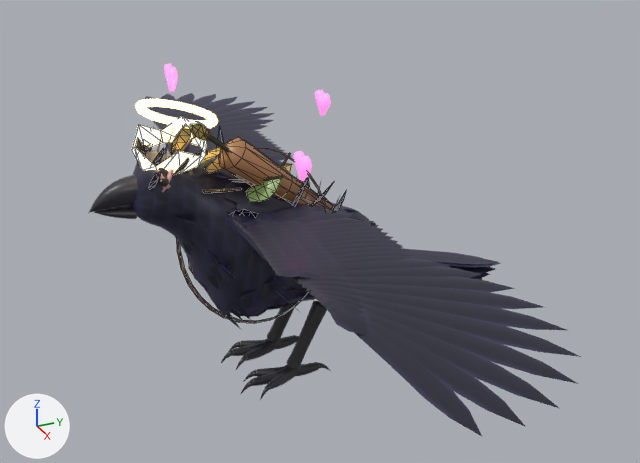
The glTF model models/kro-raven.glb as it was, and as the next commit left it.
Both versions are drawn from a camera (50 mm lens) standing at (1.794, -0.734, 1.242) and looking at (0.01, 0.069, 0.35). Every picture has the same lights, and +X, +Y and +Z are marked at lower left. The picture after the commit comes second. Mesh edges are drawn as thin lines on the coarser meshes. Where no turn or scale is listed for an object, it has been applied to the vertices.

Objects in the first picture: 'Kro_Raven', 'acc_cos_crown', 'acc_hunter_quiver', 'acc_lovely_halo', 'acc_mayhem_ruffles', 'acc_scavenger_leaves', 'acc_scavenger_ruffles' and 7 more.
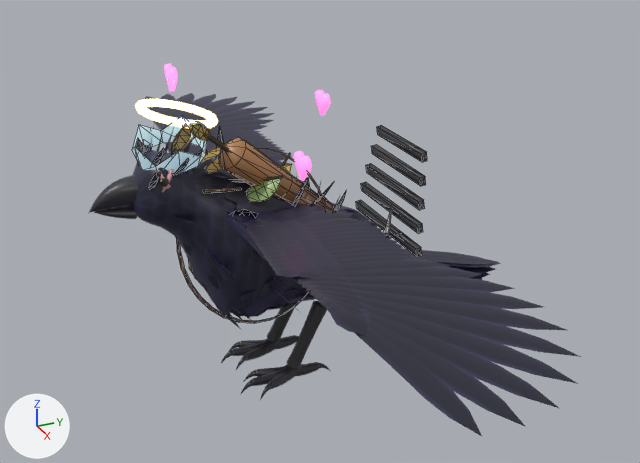
Changed parts and their boxes (x1, y1, x2, y2) in the pictures (640 x 463 px):
'acc_tagged_stripes', added: after (356, 125, 427, 257)
'acc_cos_crown', recoloured (darker): (132, 116, 207, 174) in both
'acc_cos_feather', added: after (384, 205, 392, 236)

Edits to the bpy script that builds the scene:
```text
Add mat_kro_acc_pond:
    mat_kro_acc_pond = principled_material('kro_acc_pond')
    mat_kro_acc_pond.base_color = (0.58, 0.82, 0.94)  # cyan #c8eaf8
    mat_kro_acc_pond.metallic = 0.18
    mat_kro_acc_pond.roughness = 0.14
    mat_kro_acc_pond.emission_color = (0.203, 0.287, 0.329)  # greyish cyan #7c929b
    mat_kro_acc_pond.emission_strength = 1.0
Add mat_kro_acc_stripe:
    mat_kro_acc_stripe = principled_material('kro_acc_stripe')
    mat_kro_acc_stripe.base_color = (0.06, 0.06, 0.07)  # dark grey #45454b
    mat_kro_acc_stripe.roughness = 0.4
Add mat_kro_acc_goosefeather:
    mat_kro_acc_goosefeather = principled_material('kro_acc_goosefeather')
    mat_kro_acc_goosefeather.base_color = (0.96, 0.97, 0.99)  # white #fafcfe
    mat_kro_acc_goosefeather.roughness = 0.32
    mat_kro_acc_goosefeather.emission_color = (0.0384, 0.0388, 0.0396)  # dark grey #373738
    mat_kro_acc_goosefeather.emission_strength = 1.0
Change me_acc_cos_crown:
    where me_acc_cos_crown.from_pydata(...)  # 20 vertices, 20 faces; spans x -0.069..0.086, y -0.364..-0.204, z 0.572..0.663
    remove me_acc_cos_crown.materials.append(mat_kro_acc_glow)  # yellow #ffe5a0, glowing yellow #ffe5a0
    add me_acc_cos_crown.materials.append(mat_kro_acc_pond)  # cyan #c8eaf8, glowing greyish cyan #7c929b
Add me_acc_tagged_stripes:
    me_acc_tagged_stripes.from_pydata(...)  # 40 vertices, 60 faces; spans x -0.16..0.16, y 0.25..0.298, z 0.311..0.553
    me_acc_tagged_stripes.materials.append(mat_kro_acc_stripe)  # dark grey #45454b
Add me_acc_cos_feather:
    me_acc_cos_feather.from_pydata([(0.052, 0.207, 0.248), (0.045, 0.209, 0.249), (0.038, 0.209, 0.251), (0.068, 0.212, 0.281), (0.053, 0.219, 0.283), (0.036, 0.218, 0.287), (0.08, 0.217, 0.315), (0.06, 0.225, 0.318), (0.039, 0.225, 0.322), (0.079, 0.222, 0.352), (0.067, 0.227, 0.354), (0.053, 0.227, 0.357), (0.079, 0.225, 0.389), (0.073, 0.228, 0.39), (0.067, 0.228, 0.391), (0.079, 0.226, 0.427)], [], [(0, 1, 4), (0, 4, 3), (1, 2, 5), (1, 5, 4), (3, 4, 7), (3, 7, 6), (4, 5, 8), (4, 8, 7), (6, 7, 10), (6, 10, 9), (7, 8, 11), (7, 11, 10), (9, 10, 13), (9, 13, 12), (10, 11, 14), (10, 14, 13), (12, 13, 15), (13, 14, 15)])
    me_acc_cos_feather.materials.append(mat_kro_acc_goosefeather)  # white #fafcfe
Add ob_acc_tagged_stripes:
    ob_acc_tagged_stripes = bpy.data.objects.new('acc_tagged_stripes', me_acc_tagged_stripes)
    ob_acc_tagged_stripes.location = (0.0, 0.0, 0.0)
Add ob_acc_cos_feather:
    ob_acc_cos_feather = bpy.data.objects.new('acc_cos_feather', me_acc_cos_feather)
    ob_acc_cos_feather.location = (0.0, 0.0, 0.0)
```
